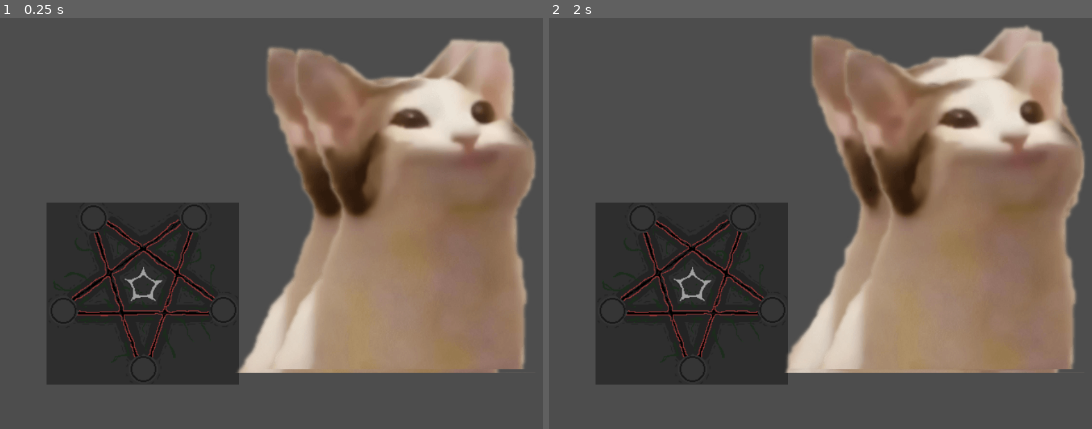
Above: before the commit, frames 1-2 (left to right).
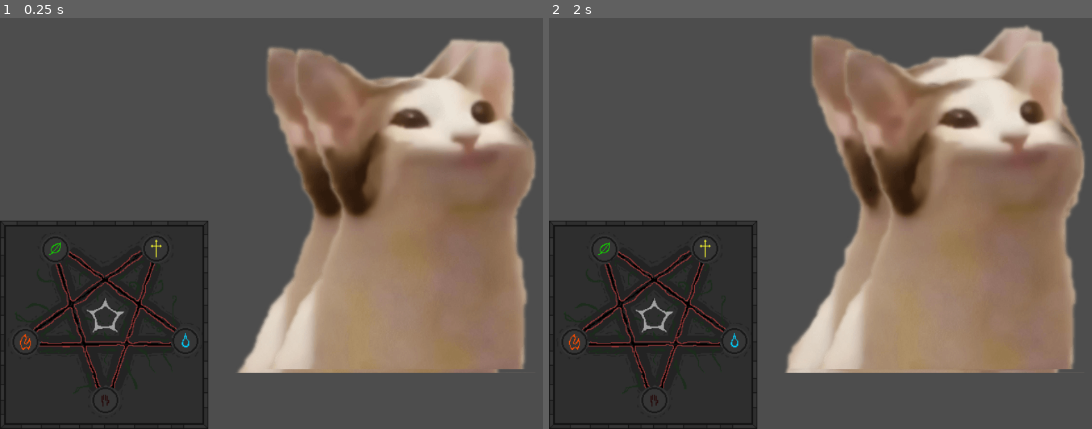
Above: after the commit, the same moments.

Repository: 9er-tom/gemjem-ludem-55
Game: Godot game, scene res://scenes/main.tscn
The game is run twice, just before and just after one commit, with the same random seed, the same clock (stepped at 60 frames per second) and the same inputs.
Inputs (mouse positions are in pixels of both pictures, inside the frame that each line leads up to):
- Up to frame 1 (0.25 s): no input
- Up to frame 2 (2 s): move the mouse to (outside the picture) at 0.52 s; click (outside the picture) at 0.6 s; move the mouse to (787, 227) at 1.27 s; click (787, 227) at 1.35 s

The runs differ from the first frame. In frame 1, 13% of the frame differs, in the area x 0-45%, y 45-100%; in frame 2, 13%.

Commit message:
updated pentagram

Diff:
--- a/jem-2d/scenes/main.tscn
+++ b/jem-2d/scenes/main.tscn
@@ -6,7 +6,7 @@
 [ext_resource type="Script" path="res://scripts/drawable.gd" id="4_6begs"]
 [ext_resource type="PackedScene" uid="uid://ctkgs5hp7riqn" path="res://scenes/drawnSymbol.tscn" id="5_4o41v"]
 [ext_resource type="Script" path="res://imageRecTestingGround/imageRec.gd" id="5_fj68i"]
-[ext_resource type="Texture2D" uid="uid://bxtq0713a17vx" path="res://scenes/Download-export.png" id="7_eel1w"]
+[ext_resource type="Texture2D" uid="uid://38ff5dgndnlq" path="res://assets/img/pentagramt.png" id="7_cykt2"]
 
 [node name="main" type="Node"]
 
@@ -45,19 +45,16 @@
 self_modulate = Color(1, 1, 1, 0)
 visibility_layer = 2
 z_index = -2
-offset_left = 64.0
-offset_top = 320.0
-offset_right = 344.0
-offset_bottom = 584.0
+offset_top = 348.0
+offset_right = 300.0
+offset_bottom = 644.0
 size_flags_horizontal = 4
 size_flags_vertical = 4
 
 [node name="Sprite2D" type="Sprite2D" parent="Drawer/Node2D/ColorRect"]
 z_index = -1
-position = Vector2(280, 264)
-rotation = -3.14159
 scale = Vector2(1.2, 1.2)
-texture = ExtResource("7_eel1w")
+texture = ExtResource("7_cykt2")
 centered = false
 
 [node name="Timer" type="Timer" parent="Drawer/Node2D"]
Binary file added: jem-2d/assets/img/pentagramt.png
Not shown, added: jem-2d/assets/img/pentagramt.png.import
